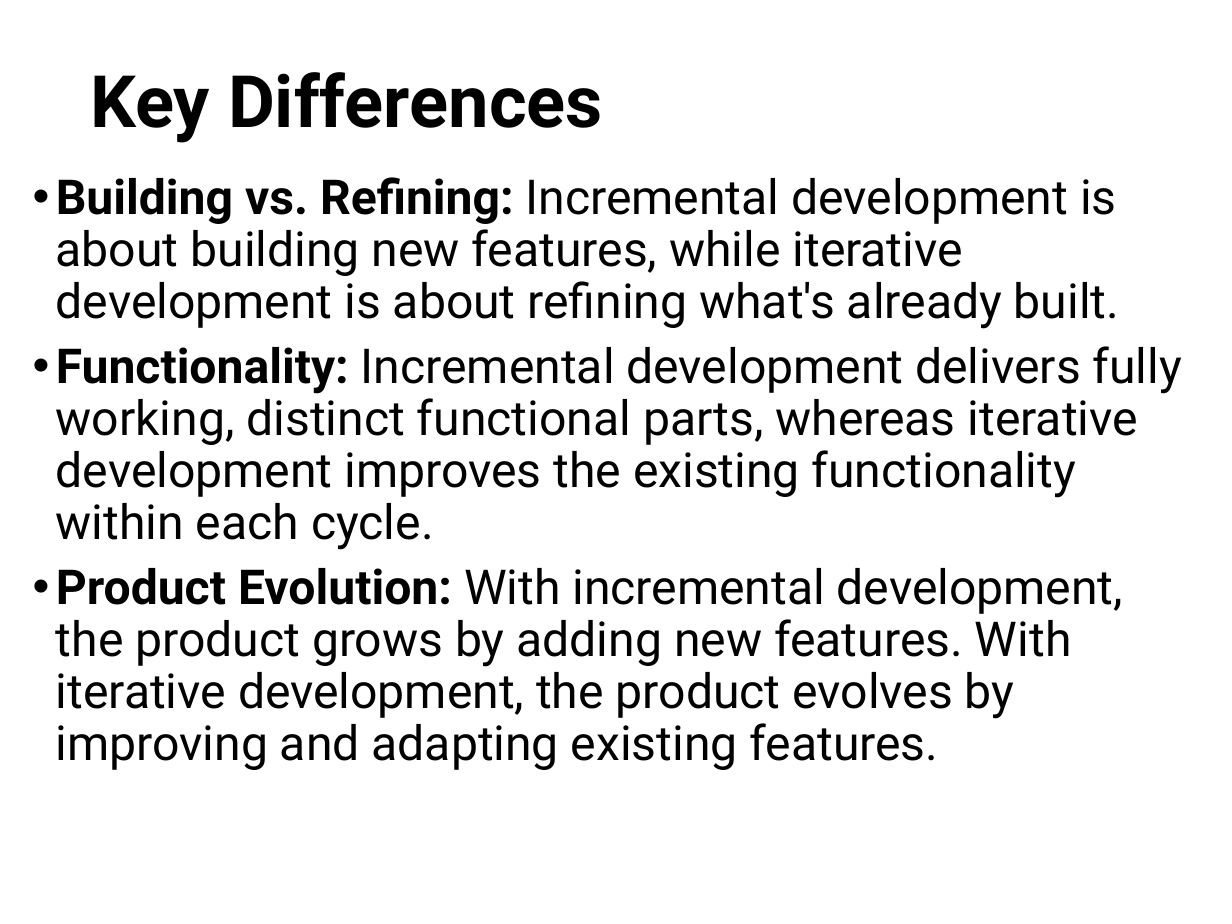
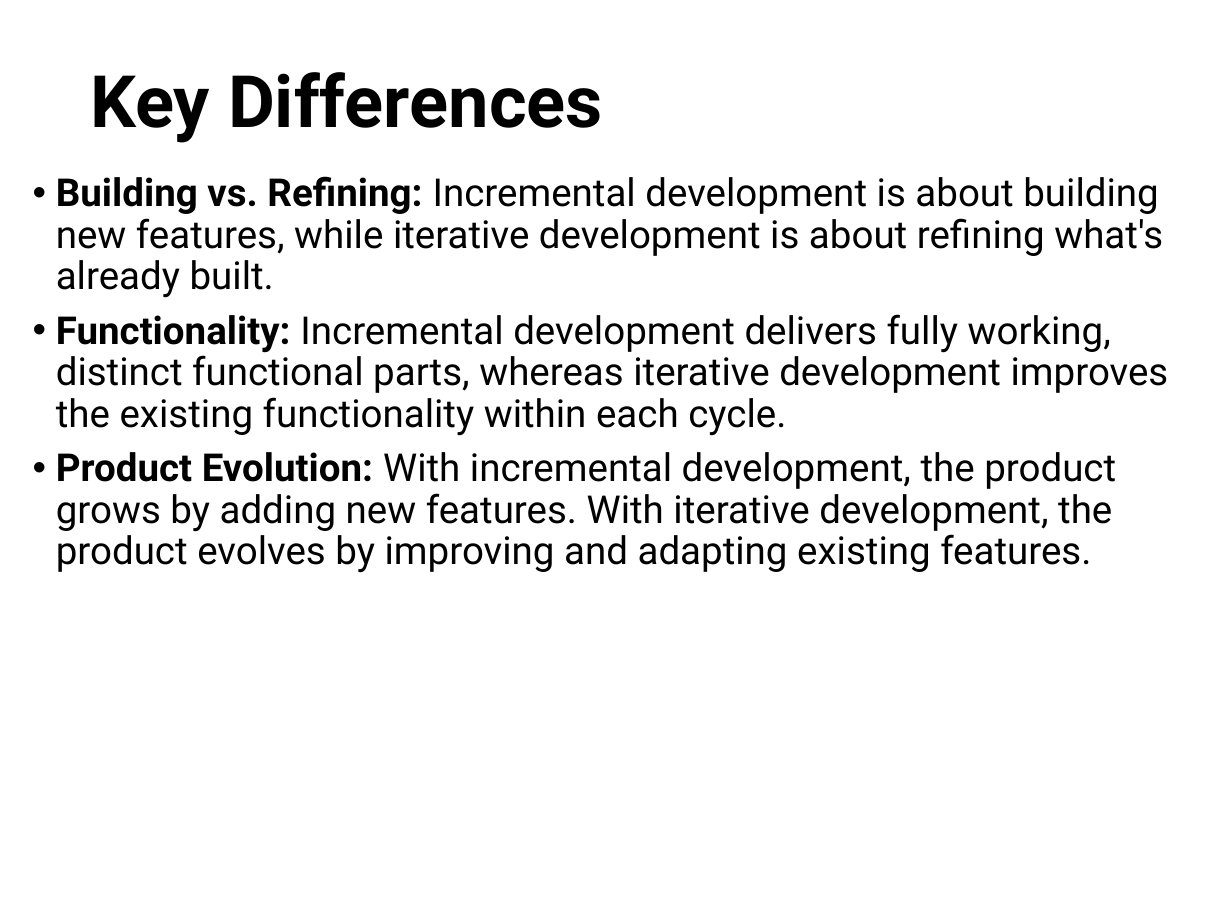
Before and after one commit to mutanganajoseph/Documents, a slide deck: slide 23 of auca/Sem-3/softwareEngineering/Lecture/Lecture 3_Software Process and Software Process Models.pptx. Drawn at 1232x924 pixels with LibreOffice and Linux fonts; fonts in the diff are those of the drawing. Boxes give left, top, right and bottom in pixels: in the first picture for what was removed or moved away, otherwise in the second. Text is boxed around its words. In the diff, an @@ line names an element or a change of style, - is before the commit and + after.

```diff
--- a/auca/Sem-3/softwareEngineering/Lecture/Lecture 3_Software Process and Software Process Models.pptx
+++ b/auca/Sem-3/softwareEngineering/Lecture/Lecture 3_Software Process and Software Process Models.pptx
@@ text "Building vs. Refining: Incremental development ..." at [56,176,1169,573]: size 40 to 32 pt @@
```
Also in this commit, not shown: 7 other slides changed, 13 other files.
